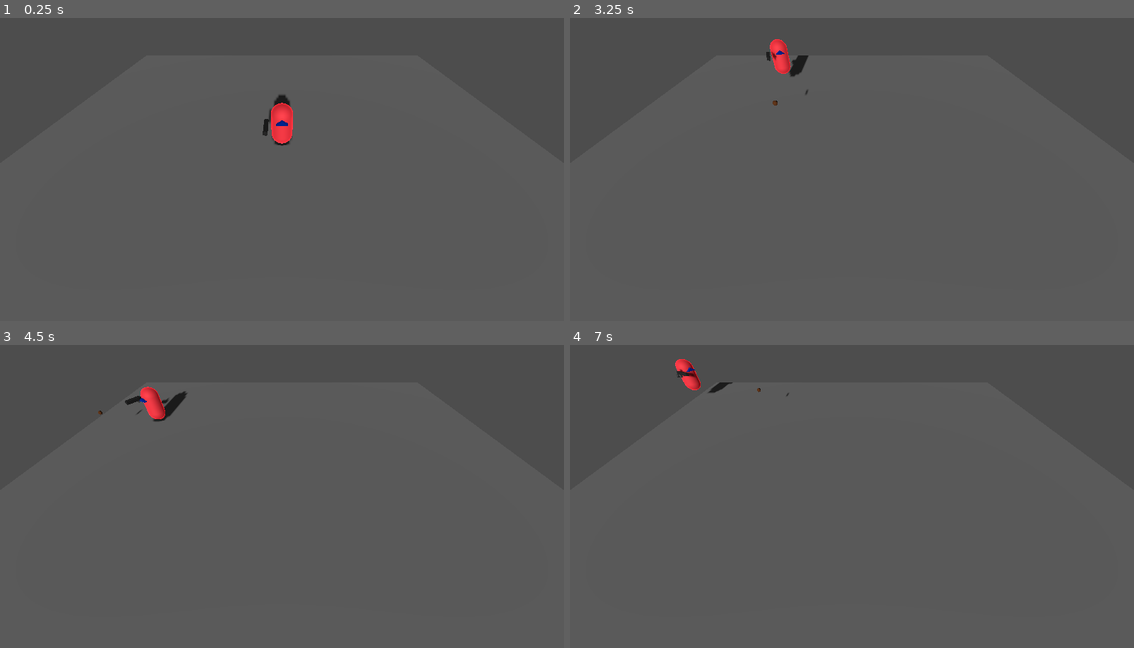
Above: before the commit, frames 1-4 (two rows, left to right).
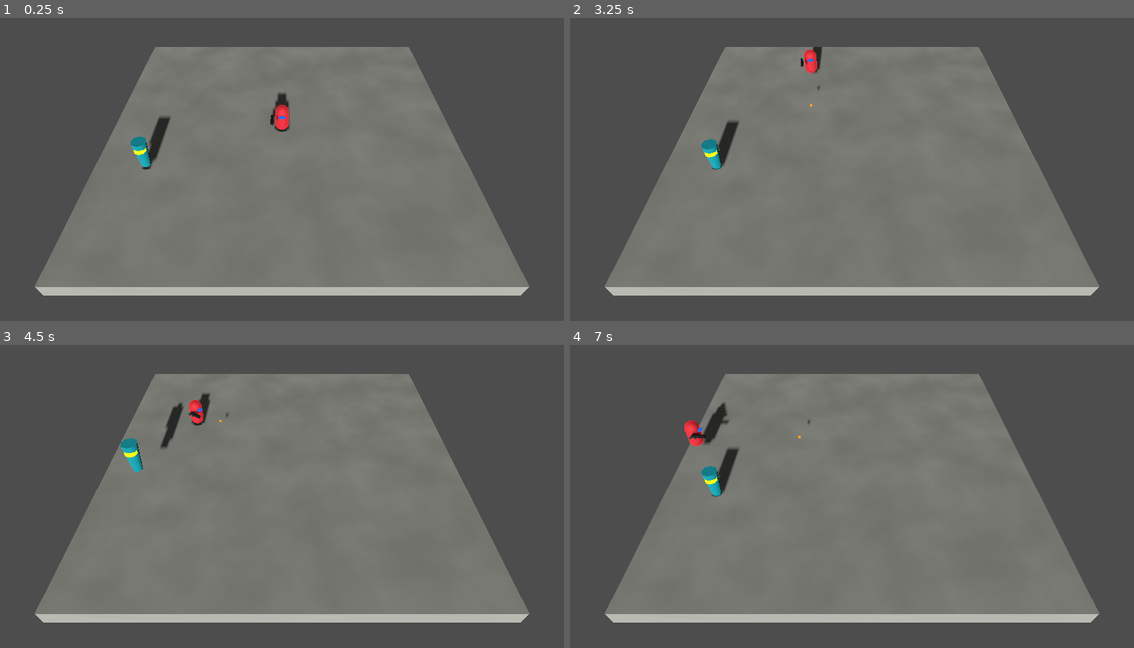
Above: after the commit, the same moments.

Repository: abhishekkr/godot-samples
Game: Godot game, scene res://scenes/level.tscn
Two runs of this game, one before a commit and one after it. Both use one fixed random seed, a clock stepped at 60 frames per second and the inputs below.
Inputs (mouse positions are in pixels of both pictures, inside the frame that each line leads up to):
- Up to frame 1 (0.25 s): no input
- Up to frame 2 (3.25 s): move the mouse to (976, 145) at 0.52 s; hold D (move_right) 0.53-1.28 s; hold F (do_shoot) 0.53-1.28 s; tap Space (do_jump) at 0.77, 1.52, 3.02 s; move the mouse to (739, 178) at 1.27 s; hold S (move_down) 1.28-2.03 s; tap F (do_shoot) at 1.35, 2.85 s; move the mouse to (908, 93) at 2.02 s; hold D (move_right) 2.03-2.78 s; hold F (do_shoot) 2.03-2.78 s; move the mouse to (823, 227) at 2.77 s; hold W (move_up) from 2.78 s (still down)
- Up to frame 3 (4.5 s): move the mouse to (451, 535) at 3.52 s; release W (move_up) at 3.53 s; hold F (do_shoot) 3.53-4.28 s; hold A (move_left) from 3.53 s (still down); tap Space (do_jump) at 3.77 s; move the mouse to (112, 441) at 4.27 s; tap F (do_shoot) at 4.35 s
- Up to frame 4 (7 s): tap Space (do_jump) at 4.52, 6.02, 6.77 s; move the mouse to (880, 490) at 5.02 s; release A (move_left) at 5.03 s; hold S (move_down) 5.03-5.78 s; hold F (do_shoot) 5.03-5.78 s; move the mouse to (767, 411) at 5.77 s; hold D (move_right) 5.78-6.53 s; tap F (do_shoot) at 5.85 s; move the mouse to (976, 472) at 6.52 s; hold W (move_up) from 6.53 s (still down); hold F (do_shoot) from 6.53 s (still down)

The runs differ from the first frame. In frame 1, 54% of the frame differs, in the area x 6-94%, y 9-92%; in frame 2, 54%; in frame 3, 54%; in frame 4, 55%, in the area x 6-94%, y 4-92%.

Commit message:
[threedy-shooter] add Enemy; add bullet hit enemy
Signed-off-by: AbhishekKr <abhikumar163@gmail.com>

Diff:
--- a/threedy-shooter/entities/bullet.gd
+++ b/threedy-shooter/entities/bullet.gd
@@ -1,14 +1,23 @@
 extends Node3D
 
+@onready var sound_player: AudioStreamPlayer = $AudioStreamPlayer
 
 @export var speed: float = 15.0
 @export var disappear_time: float = 0.75
 
 
+
 func _ready() -> void:
 	get_tree().create_tween().tween_callback(queue_free).set_delay(disappear_time)
+	sound_player.play()
 
 
 func _process(delta: float) -> void:
 	var forward_direction = global_transform.basis.z.normalized()
 	global_translate(forward_direction * speed * delta)
+
+
+func _on_hitbox_body_entered(body: Node3D) -> void:
+	if body is Enemy:
+		body.got_hit()
+		queue_free()
--- a/threedy-shooter/entities/bullet.tscn
+++ b/threedy-shooter/entities/bullet.tscn
@@ -1,6 +1,7 @@
 [gd_scene format=3 uid="uid://dfgxvxyhs8ntp"]
 
 [ext_resource type="Script" uid="uid://bctipcew8i24v" path="res://entities/bullet.gd" id="1_j06he"]
+[ext_resource type="AudioStream" uid="uid://n6ihqhyoadla" path="res://assets/edited-obxjohn-pew-one.mp3" id="2_opdhh"]
 
 [sub_resource type="SphereMesh" id="SphereMesh_hht6g"]
 radius = 0.1
@@ -9,14 +10,27 @@
 rings = 16
 
 [sub_resource type="StandardMaterial3D" id="StandardMaterial3D_j06he"]
-albedo_color = Color(0.38006186, 0.19242856, 0.016341833, 1)
-metallic = 0.07
+albedo_color = Color(0.7534745, 0.40561274, 0.0728722, 1)
+rim_enabled = true
 subsurf_scatter_enabled = true
-subsurf_scatter_strength = 0.25
+subsurf_scatter_strength = 0.55
 
-[node name="Bullet" type="Node3D" unique_id=610854591]
+[sub_resource type="SphereShape3D" id="SphereShape3D_j06he"]
+radius = 0.1
+
+[node name="Bullet" type="Node3D" unique_id=664807560]
 script = ExtResource("1_j06he")
 
 [node name="MeshInstance3D" type="MeshInstance3D" parent="." unique_id=614378231]
 mesh = SubResource("SphereMesh_hht6g")
 surface_material_override/0 = SubResource("StandardMaterial3D_j06he")
+
+[node name="Hitbox" type="Area3D" parent="." unique_id=73160816]
+
+[node name="CollisionShape3D" type="CollisionShape3D" parent="Hitbox" unique_id=1217280672]
+shape = SubResource("SphereShape3D_j06he")
+
+[node name="AudioStreamPlayer" type="AudioStreamPlayer" parent="." unique_id=1961952587]
+stream = ExtResource("2_opdhh")
+
+[connection signal="body_entered" from="Hitbox" to="." method="_on_hitbox_body_entered"]
--- /dev/null
+++ b/threedy-shooter/entities/enemy.gd
@@ -0,0 +1,33 @@
+extends CharacterBody3D
+class_name Enemy
+
+@onready var sound_player: AudioStreamPlayer = $AudioStreamPlayer
+@onready var jump_timer: Timer = $JumpTimer
+
+const SPEED = 3.5
+const JUMP_VELOCITY = 6.5
+
+
+func _ready() -> void:
+	if jump_timer.is_stopped():
+		jump_timer.start()
+		jump_timer.wait_time = randf_range(7.5, 15.5)
+
+
+
+func _physics_process(delta: float) -> void:
+	if not is_on_floor():
+		velocity += get_gravity() * delta
+
+	move_and_slide()
+
+
+func _on_jump_timer_timeout() -> void:
+	if is_on_floor():
+		velocity.y = JUMP_VELOCITY
+	jump_timer.wait_time = randf_range(7.5, 15.5)
+
+
+func got_hit() -> void:
+	sound_player.play()
+	print("ENEMY IS HIT.")
--- /dev/null
+++ b/threedy-shooter/entities/enemy.tscn
@@ -0,0 +1,52 @@
+[gd_scene format=3 uid="uid://dvw6icq0nvubx"]
+
+[ext_resource type="Script" uid="uid://hynpf1mqd4cq" path="res://entities/enemy.gd" id="1_p7g5j"]
+[ext_resource type="AudioStream" uid="uid://dwkxnq6vxwgpk" path="res://assets/chiptone-loss-01.wav" id="2_pqhw6"]
+
+[sub_resource type="StandardMaterial3D" id="StandardMaterial3D_c8u6y"]
+albedo_color = Color(0.12156863, 0.8352941, 0.9098039, 1)
+metallic = 0.5
+
+[sub_resource type="CylinderMesh" id="CylinderMesh_p7g5j"]
+material = SubResource("StandardMaterial3D_c8u6y")
+bottom_radius = 0.3
+radial_segments = 8
+rings = 2
+
+[sub_resource type="CylinderMesh" id="CylinderMesh_c8u6y"]
+top_radius = 0.4
+bottom_radius = 0.4
+height = 0.25
+radial_segments = 8
+rings = 2
+
+[sub_resource type="StandardMaterial3D" id="StandardMaterial3D_p7g5j"]
+albedo_color = Color(0.67058825, 0.9647059, 0, 1)
+emission_energy_multiplier = 2.93
+rim_enabled = true
+
+[sub_resource type="CylinderShape3D" id="CylinderShape3D_c8u6y"]
+
+[node name="Enemy" type="CharacterBody3D" unique_id=1069822551]
+script = ExtResource("1_p7g5j")
+
+[node name="BodyMesh" type="MeshInstance3D" parent="." unique_id=1512879189]
+mesh = SubResource("CylinderMesh_p7g5j")
+
+[node name="GogglesMesh" type="MeshInstance3D" parent="BodyMesh" unique_id=1409721988]
+transform = Transform3D(1, 0, 0, 0, 1, 0, 0, 0, 1, 0, 0.4821313, 0.14798415)
+mesh = SubResource("CylinderMesh_c8u6y")
+surface_material_override/0 = SubResource("StandardMaterial3D_p7g5j")
+
+[node name="CollisionShape3D" type="CollisionShape3D" parent="." unique_id=24758376]
+shape = SubResource("CylinderShape3D_c8u6y")
+
+[node name="JumpTimer" type="Timer" parent="." unique_id=1738154240]
+wait_time = 3.802
+
+[node name="AudioStreamPlayer" type="AudioStreamPlayer" parent="." unique_id=776104724]
+stream = ExtResource("2_pqhw6")
+volume_db = 1.825
+pitch_scale = 2.25
+
+[connection signal="timeout" from="JumpTimer" to="." method="_on_jump_timer_timeout"]
--- a/threedy-shooter/entities/player.gd
+++ b/threedy-shooter/entities/player.gd
@@ -8,6 +8,7 @@
 @onready var hand: Marker3D = $BodyMesh/Hand
 @onready var weapon_controller: Node3D = $BodyMesh/Hand/WeaponController
 @onready var shoot_interval: Timer = $ShootIntervalTimer
+var shot_origin_transform: Transform3D
 
 const SPEED = 5.0
 const JUMP_VELOCITY = 5.5
@@ -59,6 +60,7 @@
 	weapon.rotate_z(deg_to_rad(180))
 	weapon.scale = Vector3(0.75, 0.75, 0.75)
 	weapon_controller.add_child(weapon)
+	shot_origin_transform = weapon.get_barrel_end_transform()
 
 
 func do_shoot() -> void:
@@ -70,6 +72,6 @@
 		return
 	shoot_interval.start()
 	var bullet = my_bullet.instantiate()
-	bullet.transform = hand.transform
+	bullet.transform = shot_origin_transform
 	bullet.speed = muzzle_speed
 	weapon_controller.add_child(bullet)
--- a/threedy-shooter/entities/player.tscn
+++ b/threedy-shooter/entities/player.tscn
@@ -15,8 +15,9 @@
 size = Vector3(0.5, 0.2, 0.2)
 
 [sub_resource type="StandardMaterial3D" id="StandardMaterial3D_merdl"]
-albedo_color = Color(0.046008833, 0.2838417, 0.9999934, 0.7058824)
-metallic = 1.0
+albedo_color = Color(0.047058824, 0.28235295, 1, 1)
+emission_energy_multiplier = 2.5
+rim_enabled = true
 
 [sub_resource type="CapsuleShape3D" id="CapsuleShape3D_rd3vj"]
 
--- /dev/null
+++ b/threedy-shooter/entities/weapon.gd
@@ -0,0 +1,6 @@
+extends Node3D
+class_name Weapon
+
+
+func get_barrel_end_transform() -> Transform3D:
+	return $BarrelEndMarker.transform
--- a/threedy-shooter/entities/weapon.tscn
+++ b/threedy-shooter/entities/weapon.tscn
@@ -1,4 +1,6 @@
 [gd_scene format=3 uid="uid://08hnc0y8a8p3"]
+
+[ext_resource type="Script" uid="uid://bl33uscqbly2n" path="res://entities/weapon.gd" id="1_gkour"]
 
 [sub_resource type="BoxMesh" id="BoxMesh_tnyxy"]
 size = Vector3(0.25, 0.25, 1.25)
@@ -19,7 +21,11 @@
 [sub_resource type="StandardMaterial3D" id="StandardMaterial3D_yc62m"]
 albedo_color = Color(0.30323282, 0.30323282, 0.30323282, 1)
 
-[node name="Weapon" type="Node3D" unique_id=542816568]
+[sub_resource type="BoxShape3D" id="BoxShape3D_tnyxy"]
+size = Vector3(0.24, 0.2, 1.1655273)
+
+[node name="Weapon" type="Node3D" unique_id=623003114]
+script = ExtResource("1_gkour")
 
 [node name="BarrelMesh" type="MeshInstance3D" parent="." unique_id=358575556]
 mesh = SubResource("BoxMesh_tnyxy")
@@ -34,3 +40,12 @@
 transform = Transform3D(1, 0, 0, 0, 0.8660254, -0.5, 0, 0.5, 0.8660254, 0, -0.19247773, -0.455497)
 mesh = SubResource("BoxMesh_cd25n")
 surface_material_override/0 = SubResource("StandardMaterial3D_yc62m")
+
+[node name="Hitbox" type="Area3D" parent="." unique_id=1129224704]
+
+[node name="CollisionShape3D" type="CollisionShape3D" parent="Hitbox" unique_id=580296370]
+transform = Transform3D(1, 0, 0, 0, 1, 0, 0, 0, 1, 0.012573242, 0.01874587, -0.04309082)
+shape = SubResource("BoxShape3D_tnyxy")
+
+[node name="BarrelEndMarker" type="Marker3D" parent="." unique_id=1530392890]
+transform = Transform3D(1, 0, 0, 0, 1, 0, 0, 0, 1, 0, 0, 0.639732)
--- a/threedy-shooter/project.godot
+++ b/threedy-shooter/project.godot
@@ -12,7 +12,7 @@
 
 config/name="threedy-shooter"
 config/description="Following tutorial Make a 3D Top Down Shooter with Godot
-https://www.youtube.com/watch?v=mDYaJa6txwc&list=PLaGRTLvEbVzyUMwjUPgrreyRE3AY8jhOK&index=3"
+https://www.youtube.com/watch?v=jcO9E7ZS4Eg&list=PLaGRTLvEbVzyUMwjUPgrreyRE3AY8jhOK&index=4"
 run/main_scene="uid://clli1oolmgwfu"
 config/features=PackedStringArray("4.6", "Forward Plus")
 boot_splash/bg_color=Color(0.7058824, 0.23921569, 0.78039217, 1)
--- a/threedy-shooter/scenes/level.tscn
+++ b/threedy-shooter/scenes/level.tscn
@@ -4,6 +4,16 @@
 [ext_resource type="Script" uid="uid://c1c4fbuq1ndjr" path="res://scenes/level.gd" id="1_w7c3h"]
 [ext_resource type="PackedScene" uid="uid://08hnc0y8a8p3" path="res://entities/weapon.tscn" id="3_w8frs"]
 [ext_resource type="PackedScene" uid="uid://dfgxvxyhs8ntp" path="res://entities/bullet.tscn" id="4_mx8sn"]
+[ext_resource type="PackedScene" uid="uid://dvw6icq0nvubx" path="res://entities/enemy.tscn" id="5_ppgk2"]
+
+[sub_resource type="FastNoiseLite" id="FastNoiseLite_mx8sn"]
+
+[sub_resource type="NoiseTexture2D" id="NoiseTexture2D_ppgk2"]
+noise = SubResource("FastNoiseLite_mx8sn")
+
+[sub_resource type="StandardMaterial3D" id="StandardMaterial3D_2r41h"]
+albedo_color = Color(0.73043597, 0.73837477, 0.7014725, 1)
+roughness_texture = SubResource("NoiseTexture2D_ppgk2")
 
 [node name="Level" type="Node3D" unique_id=901256596]
 script = ExtResource("1_w7c3h")
@@ -11,6 +21,7 @@
 [node name="Ground" type="CSGBox3D" parent="." unique_id=499433448]
 use_collision = true
 size = Vector3(25, 1, 25)
+material = SubResource("StandardMaterial3D_2r41h")
 
 [node name="Player" parent="." unique_id=1724721702 instance=ExtResource("1_2q6dc")]
 transform = Transform3D(1, 0, 0, 0, 1, 0, 0, 0, 1, 0, 1.5, 0)
@@ -24,4 +35,8 @@
 shadow_blur = 0.0
 
 [node name="Camera3D" type="Camera3D" parent="." unique_id=954927640]
-transform = Transform3D(1, 0, 0, 0, 0.7071068, 0.7071068, 0, -0.7071068, 0.7071068, 0, 7, 8)
+transform = Transform3D(1, 0, 0, 0, 0.7071068, 0.7071068, 0, -0.7071068, 0.7071068, 0, 18.064154, 21.188038)
+keep_aspect = 0
+
+[node name="Enemy" parent="." unique_id=1069822551 instance=ExtResource("5_ppgk2")]
+transform = Transform3D(1, 0, 0, 0, 1, 0, 0, 0, 1, -9, 2, 4)
Not shown, added: threedy-shooter/assets/chiptone-loss-01.wav.import
Not shown, added: threedy-shooter/assets/edited-obxjohn-pew-one.mp3.import
Not shown, added: threedy-shooter/entities/enemy.gd.uid
Not shown, added: threedy-shooter/entities/weapon.gd.uid
Not shown, changed: threedy-shooter/README.md
Not shown, added: threedy-shooter/assets/chiptone-loss-01.wav
Not shown, added: threedy-shooter/assets/edited-obxjohn-pew-one.mp3
